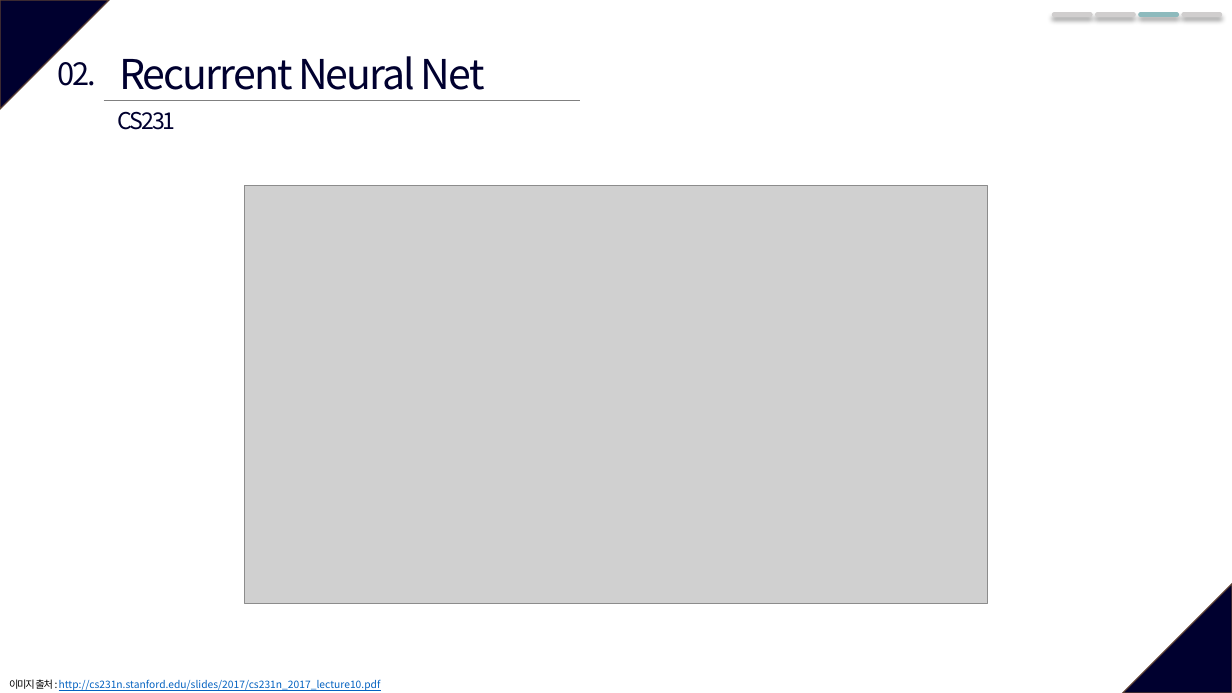
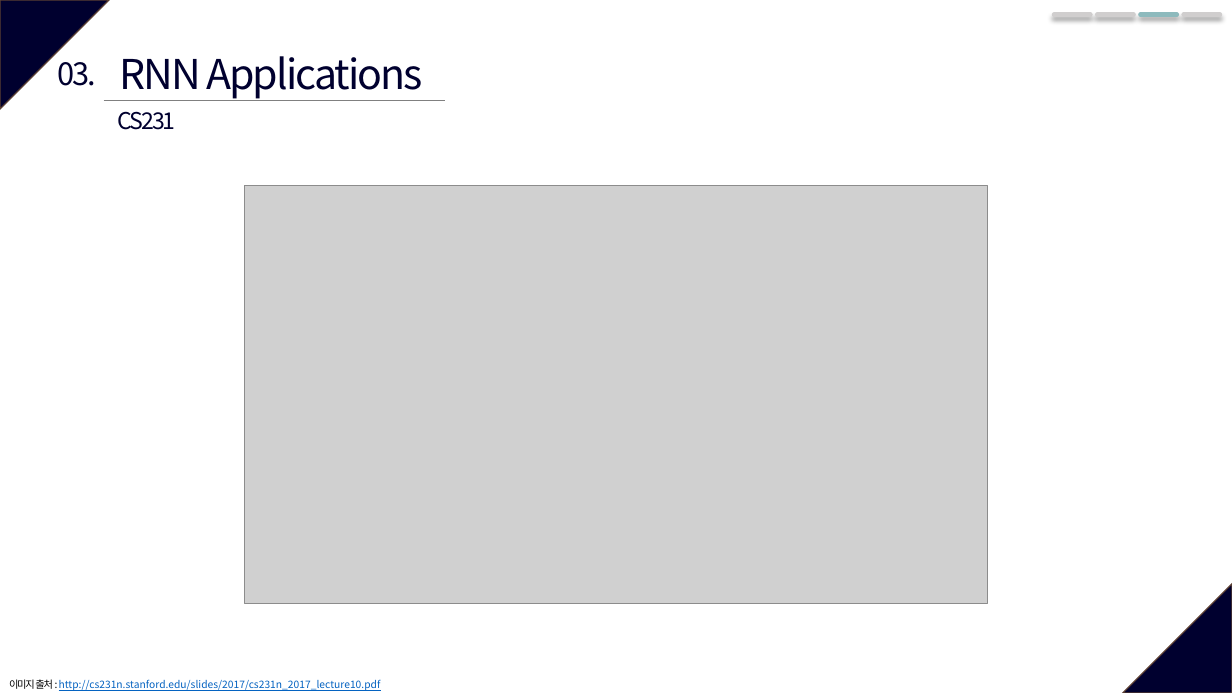
Before and after one commit to vhrehfdl/deep-learning-study, a slide deck: slide 25 of chapter6/Deep Learning 6강(RNN).pptx (slide 24 before the commit). Drawn at 1232x693 pixels with LibreOffice and Linux fonts; fonts in the diff are those of the drawing; grey boxes stand for pictures. Boxes give left, top, right and bottom in pixels: in the first picture for what was removed or moved away, otherwise in the second. Text is boxed around its words. In the diff, an @@ line names an element or a change of style, - is before the commit and + after.

```diff
--- a/chapter6/Deep Learning 6강(RNN).pptx
+++ b/chapter6/Deep Learning 6강(RNN).pptx
@@ text removed at [119, 56, 485, 90] @@
-Recurrent Neural Net
@@ text added at [119, 56, 423, 99], 32 pt, text #00002F @@
+RNN Applications
@@ text at [58, 62, 97, 86]: text changed @@
-02.
+03.
@@ line moved from (104, 100) - (580, 100) to (104, 100) - (445, 100) @@
```
Also in this commit, not shown: 7 other slides changed, 1 slide added, 7 other files.
